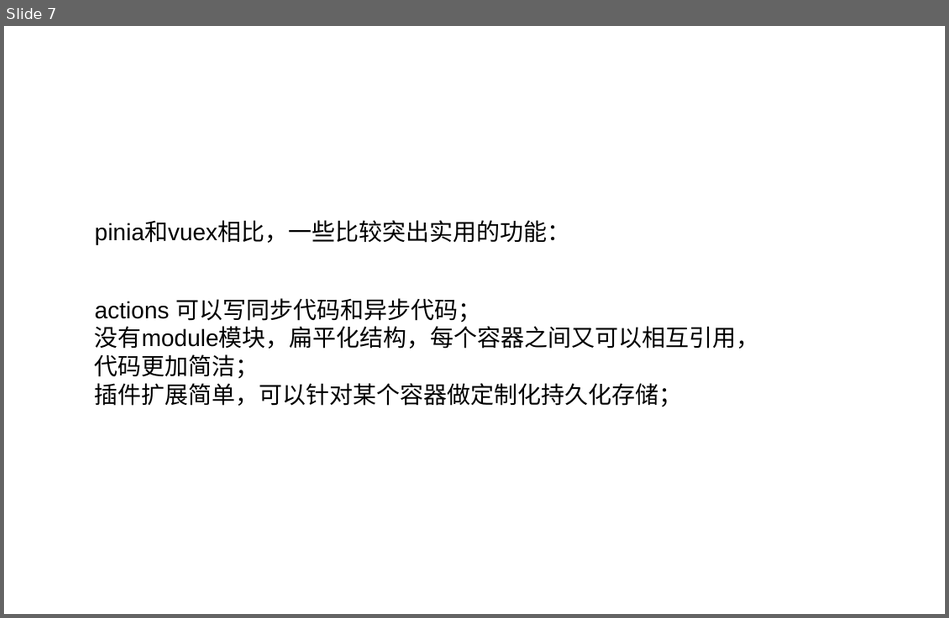
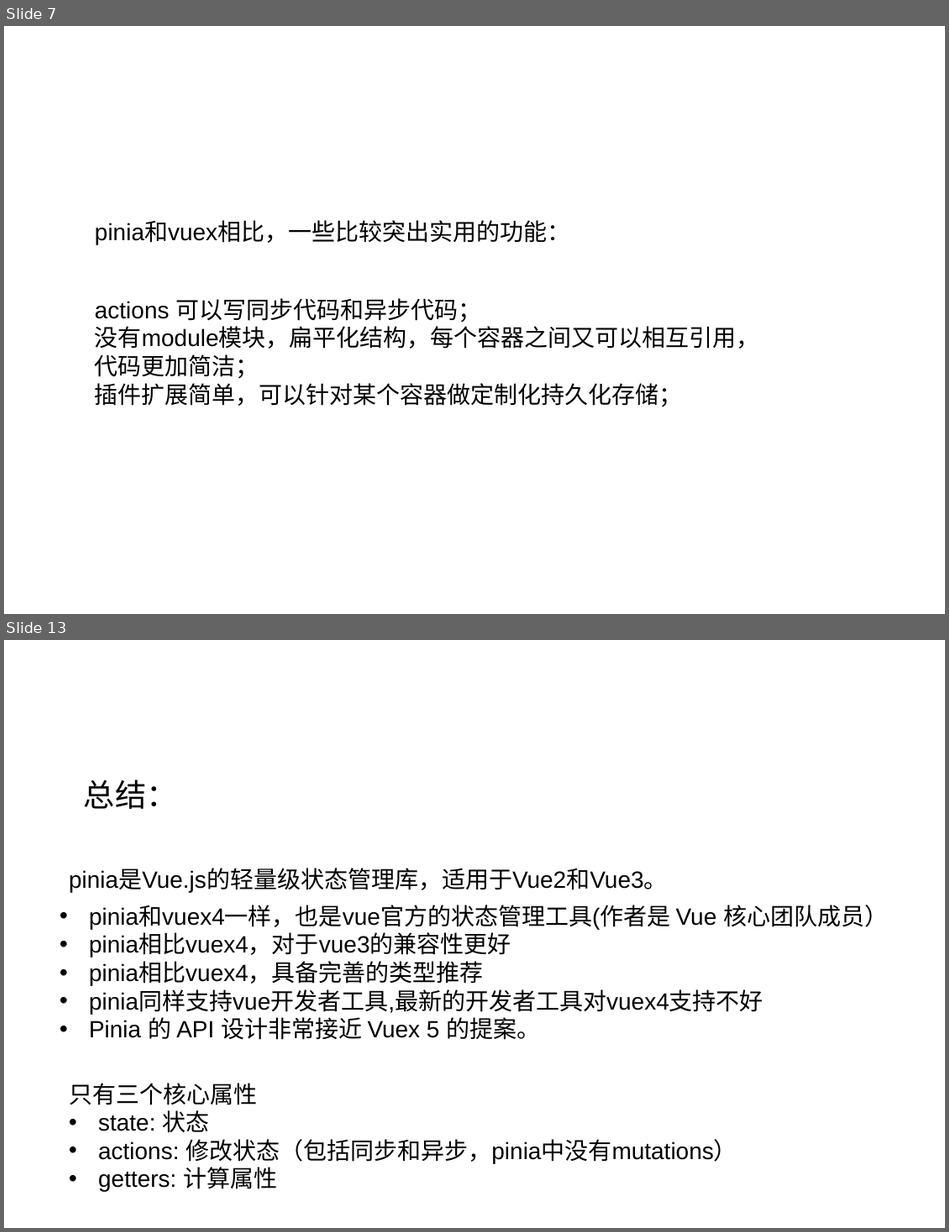
Before and after one commit to xhLONG/vue3-pinia-example, a slide deck: pinia介绍.pptx. Shown one above the other, each under a label of ours: slide 7 before the commit, slides 7 and 13 after it; the slides between them are not shown. The pictures are 949x618 and 949x1232 pixels, drawn with LibreOffice and Linux fonts; fonts in the diff are those of the drawing; background and template pictures are left out. Boxes give left, top, right and bottom in pixels: in the first picture for what was removed or moved away, otherwise in the second. Text is boxed around its words. In the diff, an @@ line names an element or a change of style, - is before the commit and + after.

```diff
--- a/pinia介绍.pptx
+++ b/pinia介绍.pptx
@@ slide 13 added at [4, 640, 945, 1228], background picture (left out) @@
@@ text added at [84, 779, 178, 809], 24 pt, text #000000 @@
+总结：
@@ text added at [69, 869, 668, 892], 18 pt, text #000000 @@
+pinia是Vue.js的轻量级状态管理库，适用于Vue2和Vue3。
@@ text added at [89, 905, 888, 1040], 18 pt, text #000000 @@
+• pinia和vuex4一样，也是vue官方的状态管理工具(作者是 Vue 核心团队成员）
+• pinia相比vuex4，对于vue3的兼容性更好
+• pinia相比vuex4，具备完善的类型推荐
+• pinia同样支持vue开发者工具,最新的开发者工具对vuex4支持不好
+• Pinia 的 API 设计非常接近 Vuex 5 的提案。
@@ text added at [69, 1083, 737, 1192], 18 pt, text #000000 @@
+只有三个核心属性
+• state: 状态
+• actions: 修改状态（包括同步和异步，pinia中没有mutations）
+• getters: 计算属性
```
Also in this commit, not shown: 4 slides changed, 4 other slides added, 1 slide removed, 8 other files.
